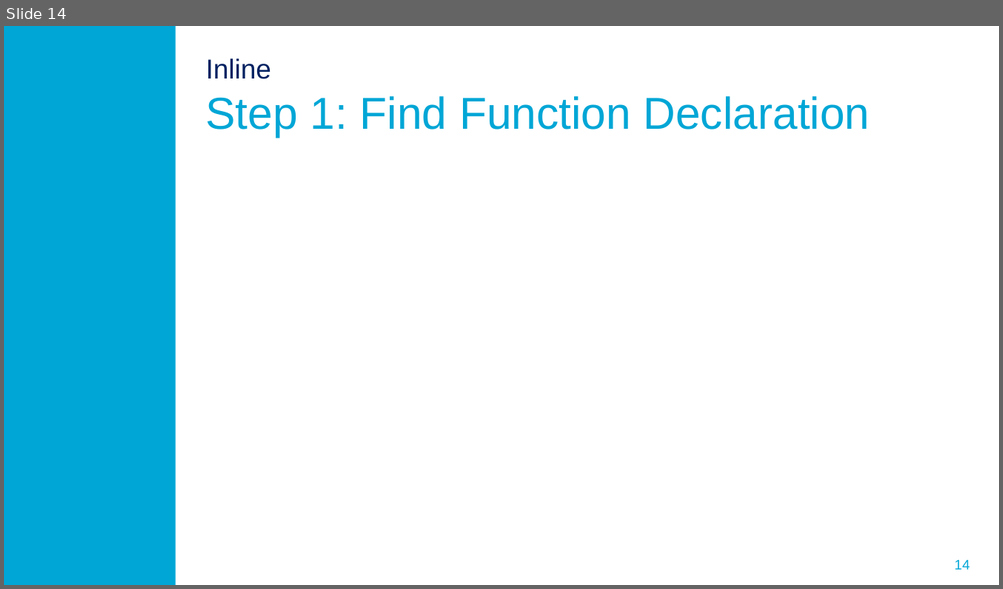
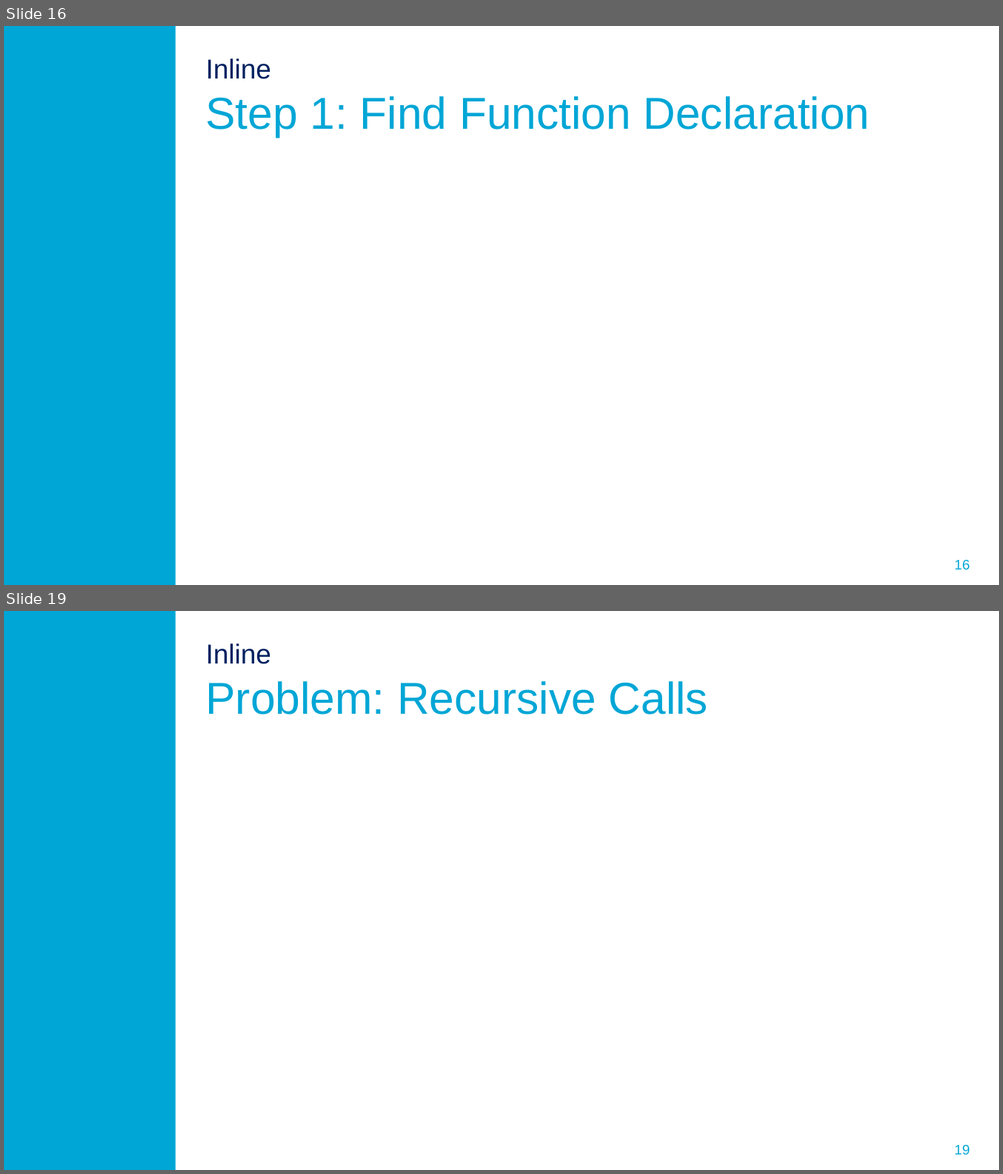
Before and after one commit to ProMisDev/metaborg-tiger, a slide deck: presentation/Misteli_Refactoring_in_Spoofax.pptx. Shown one above the other, each under a label of ours: slide 14 before the commit, slides 16 and 19 after it; the slides between them are not shown. The pictures are 1003x589 and 1003x1174 pixels, drawn with LibreOffice and Linux fonts; fonts in the diff are those of the drawing; background and template pictures are left out. Boxes give left, top, right and bottom in pixels: in the first picture for what was removed or moved away, otherwise in the second. Text is boxed around its words. In the diff, an @@ line names an element or a change of style, - is before the commit and + after.

```diff
--- a/presentation/Misteli_Refactoring_in_Spoofax.pptx
+++ b/presentation/Misteli_Refactoring_in_Spoofax.pptx
@@ slide 19 added at (x1=4, y1=611, x2=999, y2=1170), background #FFFFFF; not listed: 2 template elements that a slide beside it also shows @@
@@ title added at (x1=206, y1=644, x2=708, y2=715), 32.4 pt, text #00A6D6 @@
+Inline
+Problem: Recursive Calls
@@ what was slide 14 is now slide 16 @@
@@ page number at (x1=954, y1=560, x2=970, y2=571): text changed @@
-14
+16
```
Also in this commit, not shown: 1 slide changed, 6 other slides added.
